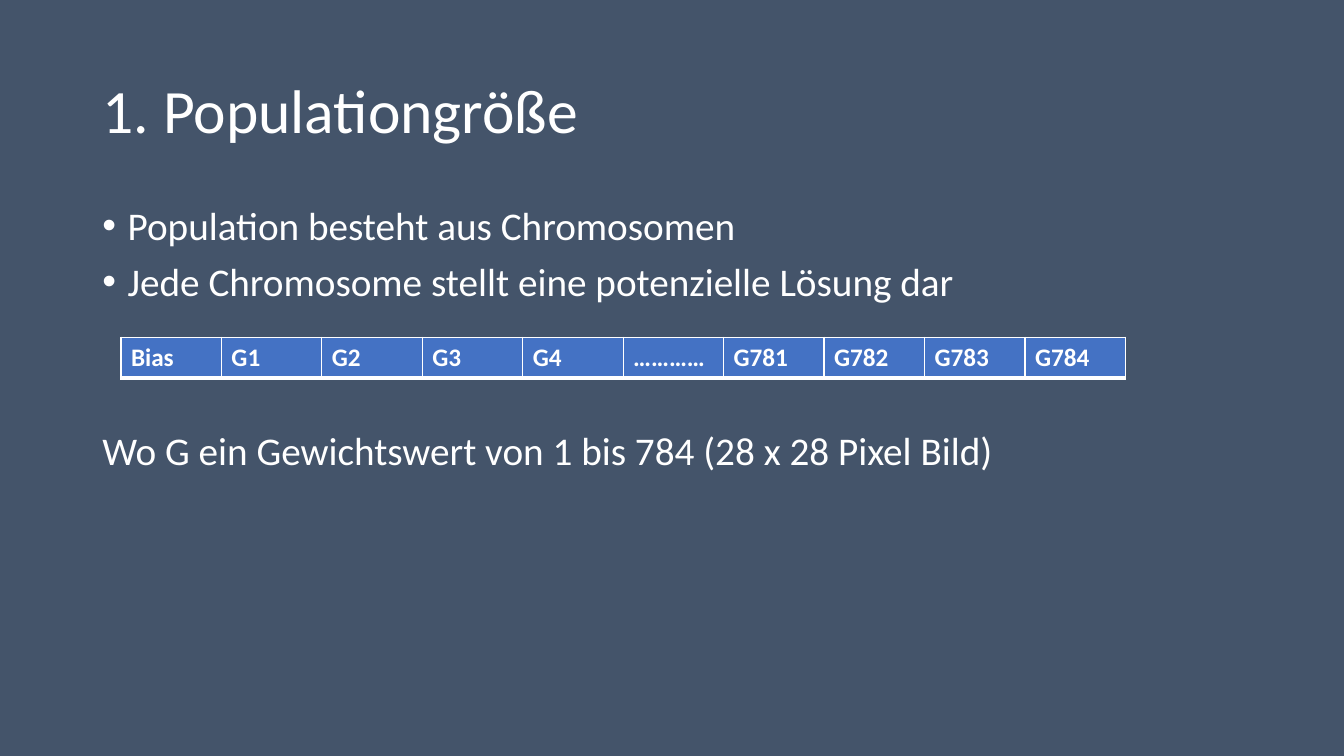
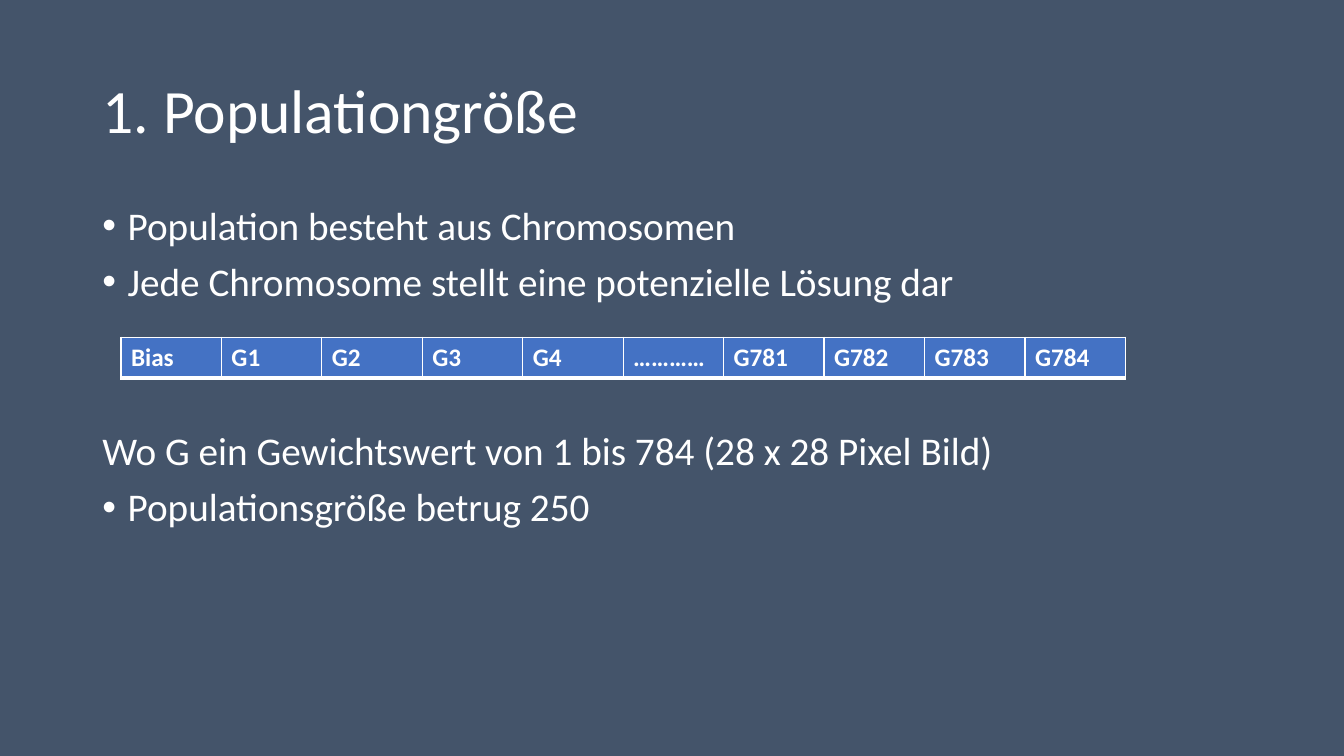
Before and after one commit to RodionKovalenko/gaFXGradle, a slide deck: slide 4 of gaFXGradle/AbgabeKovalenko/PrasentationKovalenko.pptx. Drawn at 1344x756 pixels with LibreOffice and Linux fonts; fonts in the diff are those of the drawing. Boxes give left, top, right and bottom in pixels: in the first picture for what was removed or moved away, otherwise in the second. Text is boxed around its words. In the diff, an @@ line names an element or a change of style, - is before the commit and + after.

```diff
--- a/gaFXGradle/AbgabeKovalenko/PrasentationKovalenko.pptx
+++ b/gaFXGradle/AbgabeKovalenko/PrasentationKovalenko.pptx
@@ text at (x1=128, y1=493, x2=590, y2=528): paragraph added @@
+• Populationsgröße betrug 250
```
Also in this commit, not shown: 1 slide added, 6 other files.
